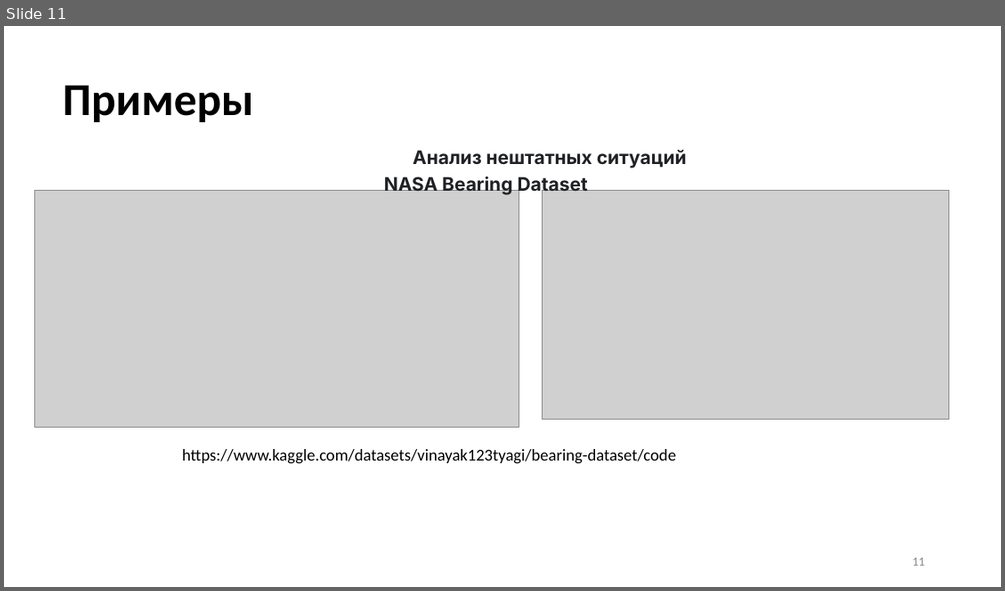
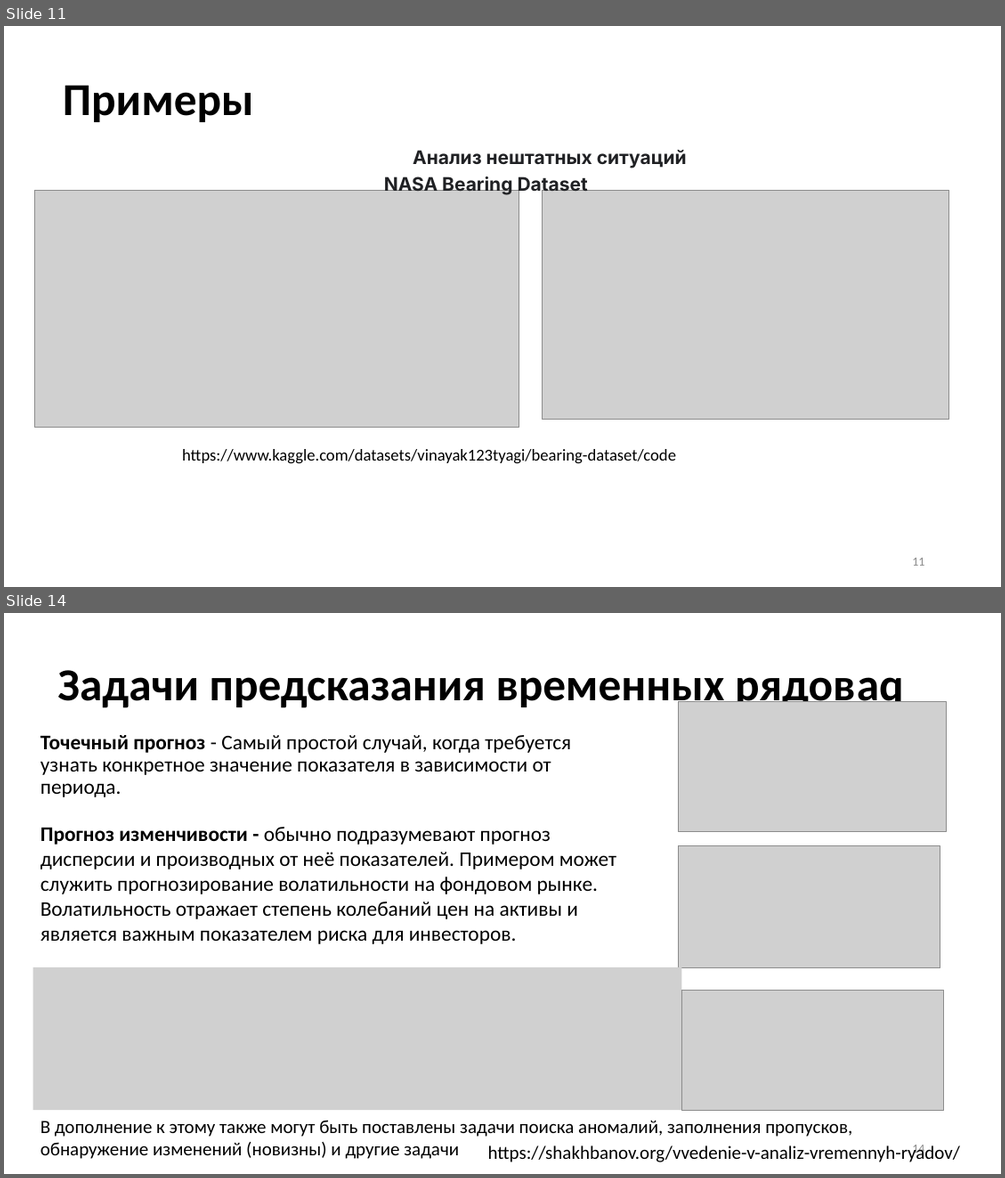
Before and after one commit to MVRonkin/TimeSeriesCourse, a slide deck: Last/LEC/01-1_Intro.pptx. Shown one above the other, each under a label of ours: slide 11 before the commit, slides 11 and 14 after it; the slides between them are not shown. The pictures are 1005x591 and 1005x1178 pixels, drawn with LibreOffice and Linux fonts; fonts in the diff are those of the drawing; grey boxes stand for pictures. Boxes give left, top, right and bottom in pixels: in the first picture for what was removed or moved away, otherwise in the second. Text is boxed around its words. In the diff, an @@ line names an element or a change of style, - is before the commit and + after.

```diff
--- a/Last/LEC/01-1_Intro.pptx
+++ b/Last/LEC/01-1_Intro.pptx
@@ slide 14 added at box(4, 613, 1001, 1174), background #FFFFFF @@
@@ title added at box(57, 670, 904, 711), 44 pt, text #000000, bold @@
+Задачи предсказания временных рядовaq
@@ picture added at box(679, 701, 947, 831) @@
@@ text added at box(40, 735, 571, 797), 20 pt, text #000000 @@
+Точечный прогноз - Самый простой случай, когда требуется узнать конкретное значение показателя в зависимости от периода.
@@ text added at box(40, 827, 616, 944), 20 pt, text #000000 @@
+Прогноз изменчивости - обычно подразумевают прогноз дисперсии и производных от неё показателей. Примером может служить прогнозирование волатильности на фондовом рынке. Волатильность отражает степень колебаний цен на активы и является важным показателем риска для инвесторов.
@@ picture added at box(679, 846, 940, 967) @@
@@ picture added at box(33, 967, 682, 1111) @@
@@ picture added at box(681, 989, 943, 1111) @@
@@ text added at box(40, 1119, 852, 1159), 18 pt, text #000000 @@
+В дополнение к этому также могут быть поставлены задачи поиска аномалий, заполнения пропусков, обнаружение изменений (новизны) и другие задачи
@@ text added at box(488, 1144, 960, 1162), 18 pt, text #000000 @@
+https://shakhbanov.org/vvedenie-v-analiz-vremennyh-ryadov/
@@ page number added at box(912, 1144, 924, 1156), 12 pt, text #8C8C8C @@
+14
```
Also in this commit, not shown: 1 slide changed, 6 other slides added, 8 slides removed, 13 other files.
